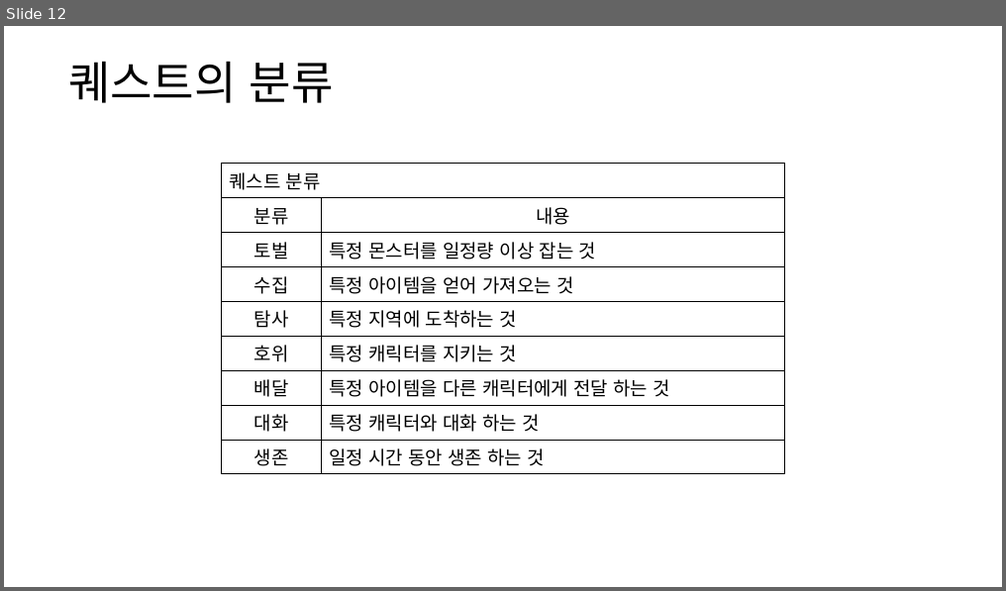
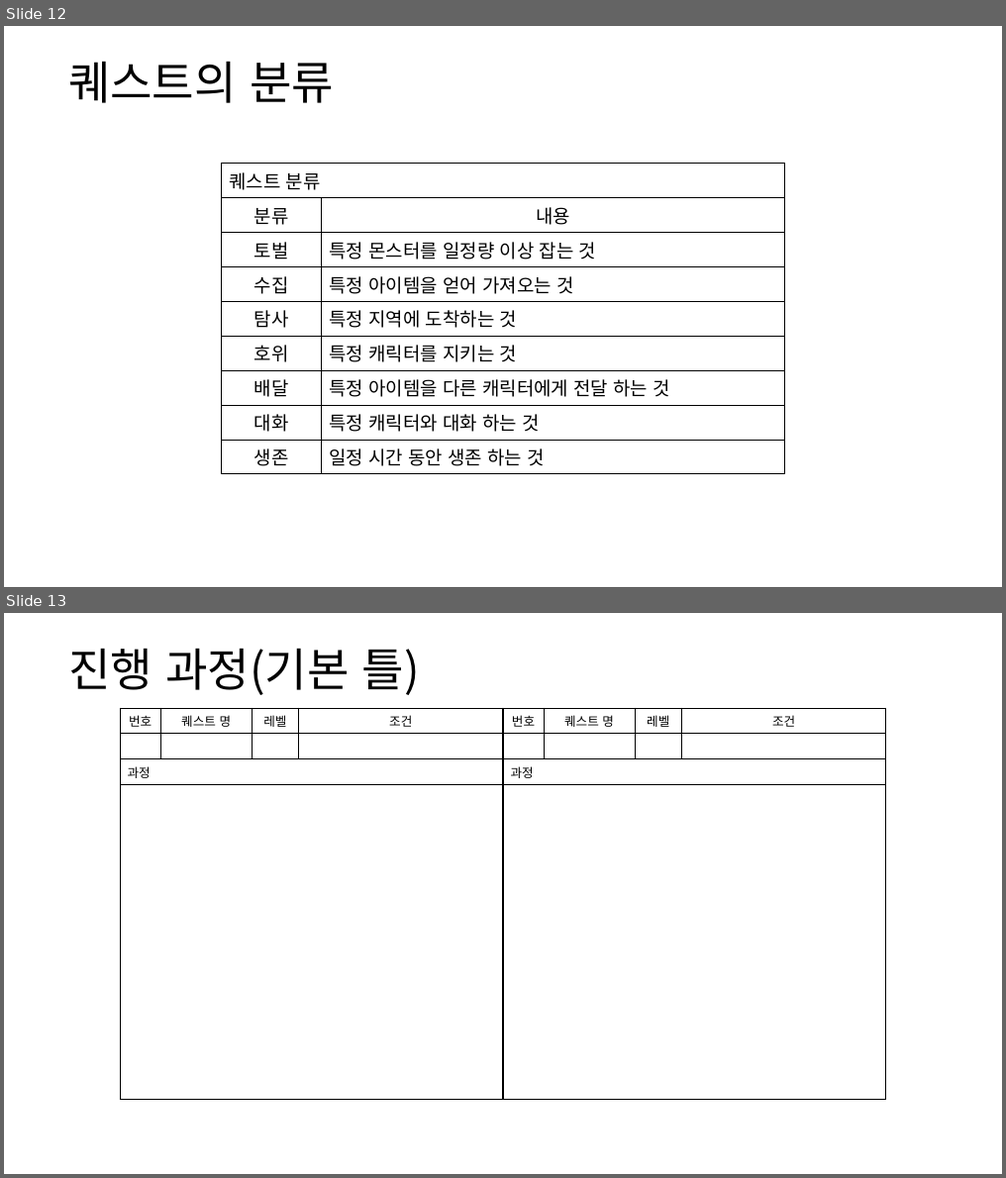
Before and after one commit to yjk0401/unityenginebasic_9th, a slide deck: 기획/퀘스트(메인) 기획서.pptx. Shown one above the other, each under a label of ours: slide 12 before the commit, slides 12 and 13 after it. The pictures are 1006x591 and 1006x1178 pixels, drawn with LibreOffice and Linux fonts; fonts in the diff are those of the drawing. Boxes give left, top, right and bottom in pixels: in the first picture for what was removed or moved away, otherwise in the second. Text is boxed around its words. In the diff, an @@ line names an element or a change of style, - is before the commit and + after.

```diff
--- a/기획/퀘스트(메인) 기획서.pptx
+++ b/기획/퀘스트(메인) 기획서.pptx
@@ slide 13 added at [4, 613, 1002, 1174], background #FFFFFF @@
@@ text added at [68, 648, 420, 695], 44 pt, text #000000 @@
+진행 과정(기본 틀)
@@ table added at [120, 708, 503, 1090], 4 rows, 4 columns @@
+번호 | 퀘스트 명 | 레벨 | 조건
+ |  |  | 
+과정 |  |  | 
+ |  |  | 
@@ table added at [503, 708, 887, 1090], 4 rows, 4 columns @@
+번호 | 퀘스트 명 | 레벨 | 조건
+ |  |  | 
+과정 |  |  | 
+ |  |  | 
```
Also in this commit, not shown: 1 slide changed, 2 other slides added, 3 other files.
